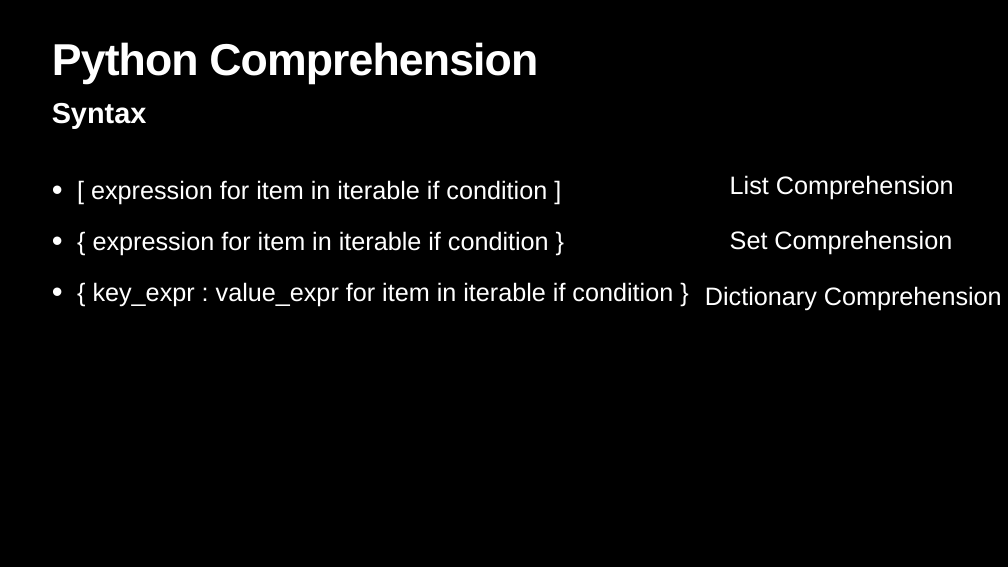
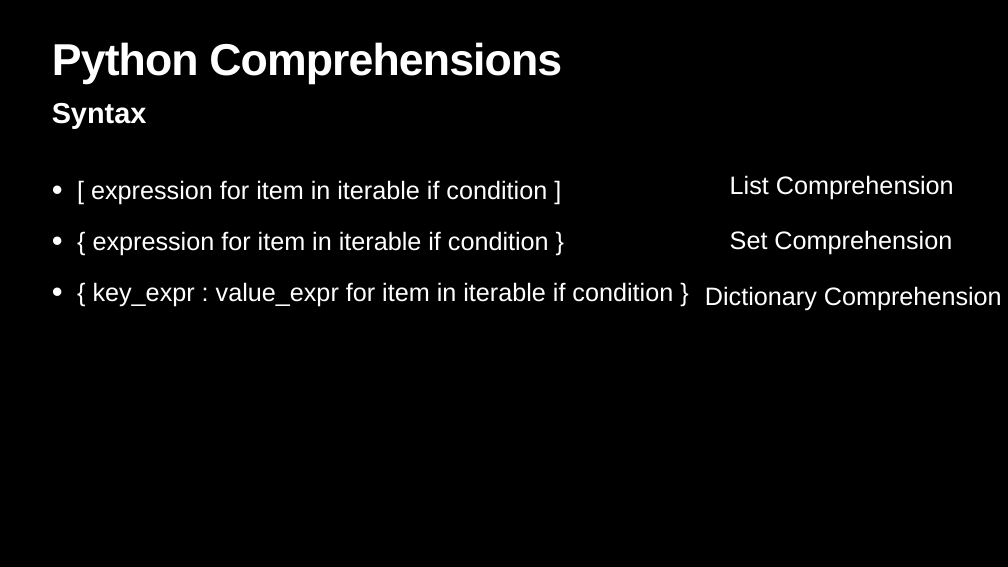
Before and after one commit to xiwu5/lightningtechtalk, a slide deck: slide 12 of Lightning Talk02.pptx (slide 16 before the commit). Drawn at 1008x567 pixels with LibreOffice and Linux fonts; fonts in the diff are those of the drawing. Boxes give left, top, right and bottom in pixels: in the first picture for what was removed or moved away, otherwise in the second. Text is boxed around its words. In the diff, an @@ line names an element or a change of style, - is before the commit and + after.

```diff
--- a/Lightning Talk02.pptx
+++ b/Lightning Talk02.pptx
@@ title at [52,42,562,84]: text changed @@
-Python Comprehension
+Python Comprehensions
```
Also in this commit, not shown: 5 other slides changed, 2 slides added, 6 slides removed.
